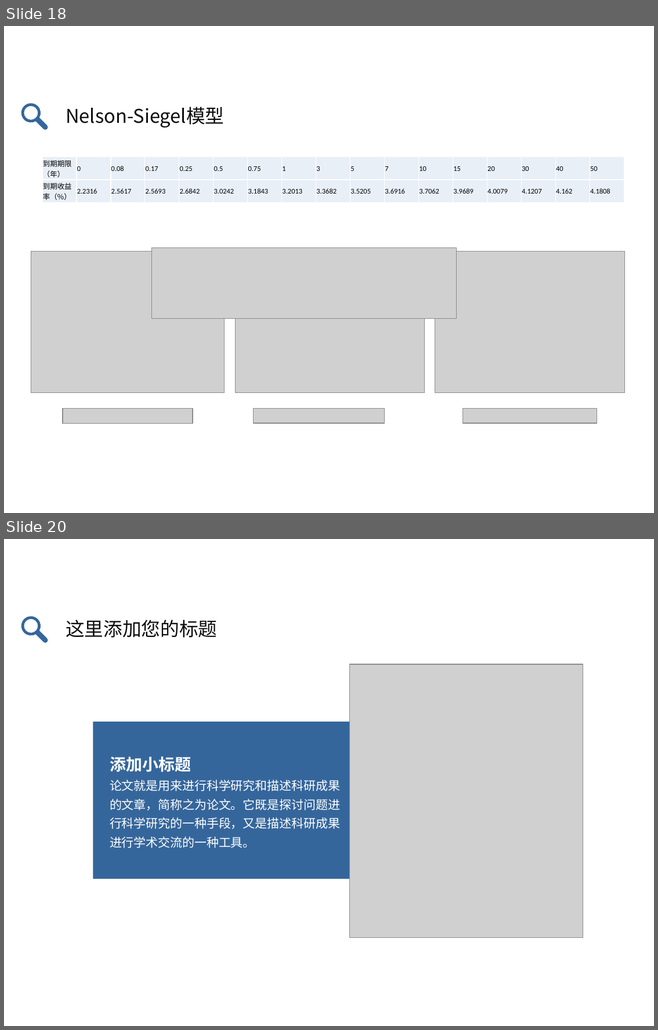
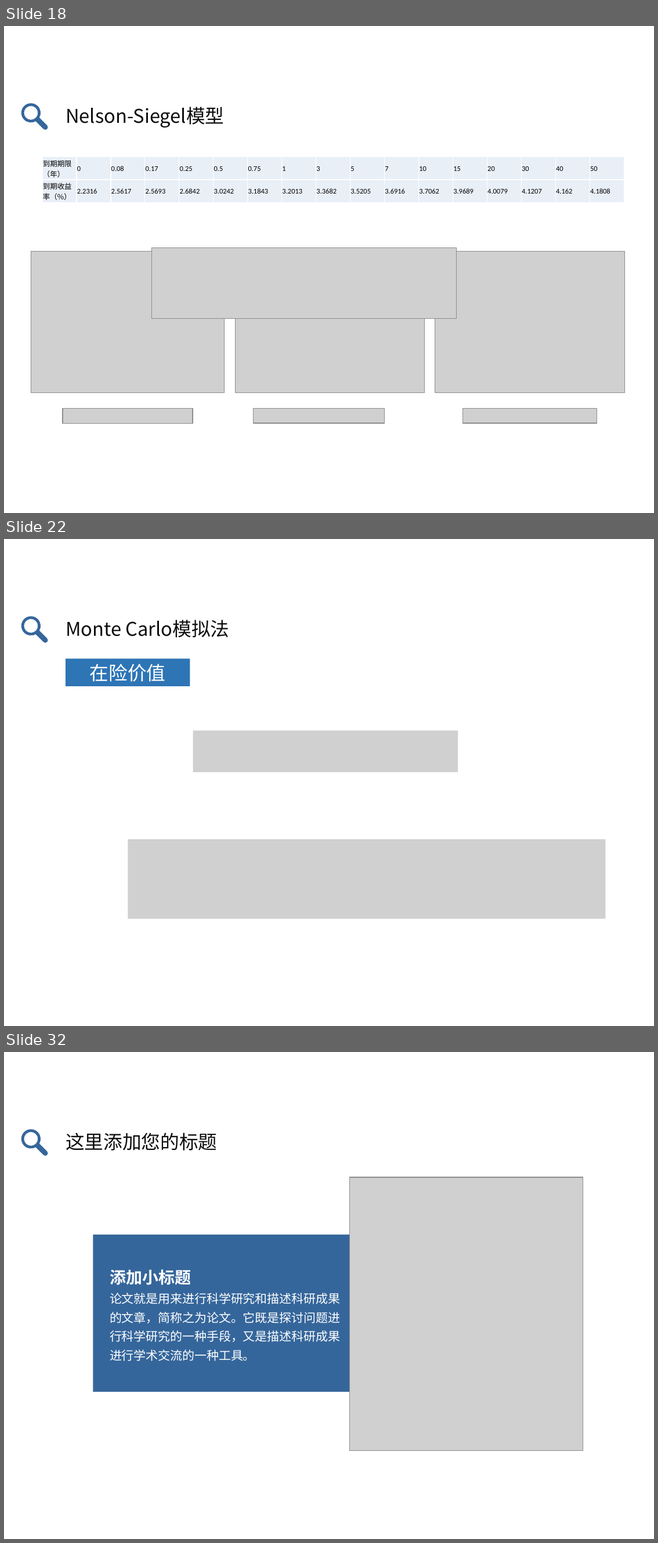
Before and after one commit to zhongdeming428/graduation-design, a slide deck: 阶段性报告/毕设答辩.pptx. Shown one above the other, each under a label of ours: slides 18 and 20 before the commit, slides 18, 22 and 32 after it; the slides between them are not shown. The pictures are 658x1030 and 658x1543 pixels, drawn with LibreOffice and Linux fonts; fonts in the diff are those of the drawing; grey boxes stand for pictures. Boxes give left, top, right and bottom in pixels: in the first picture for what was removed or moved away, otherwise in the second. Text is boxed around its words. In the diff, an @@ line names an element or a change of style, - is before the commit and + after.

```diff
--- a/阶段性报告/毕设答辩.pptx
+++ b/阶段性报告/毕设答辩.pptx
@@ slide 22 added at bbox=[4, 539, 654, 1026], background #FFFFFF @@
@@ freeform shape added at bbox=[20, 616, 48, 643], fill #35669B @@
@@ text added at bbox=[65, 620, 230, 638], 21 pt, text #0D0D0D @@
+Monte Carlo模拟法
@@ rectangle added at bbox=[65, 658, 190, 686], fill #2E75B6, 21 pt, text #FFFFFF @@
+在险价值
@@ picture added at bbox=[193, 730, 458, 772] @@
@@ picture added at bbox=[128, 840, 605, 919] @@
@@ what was slide 20 is now slide 32 @@
```
Also in this commit, not shown: 1 slide changed, 11 other slides added, 1 slide removed, 1 other file.
